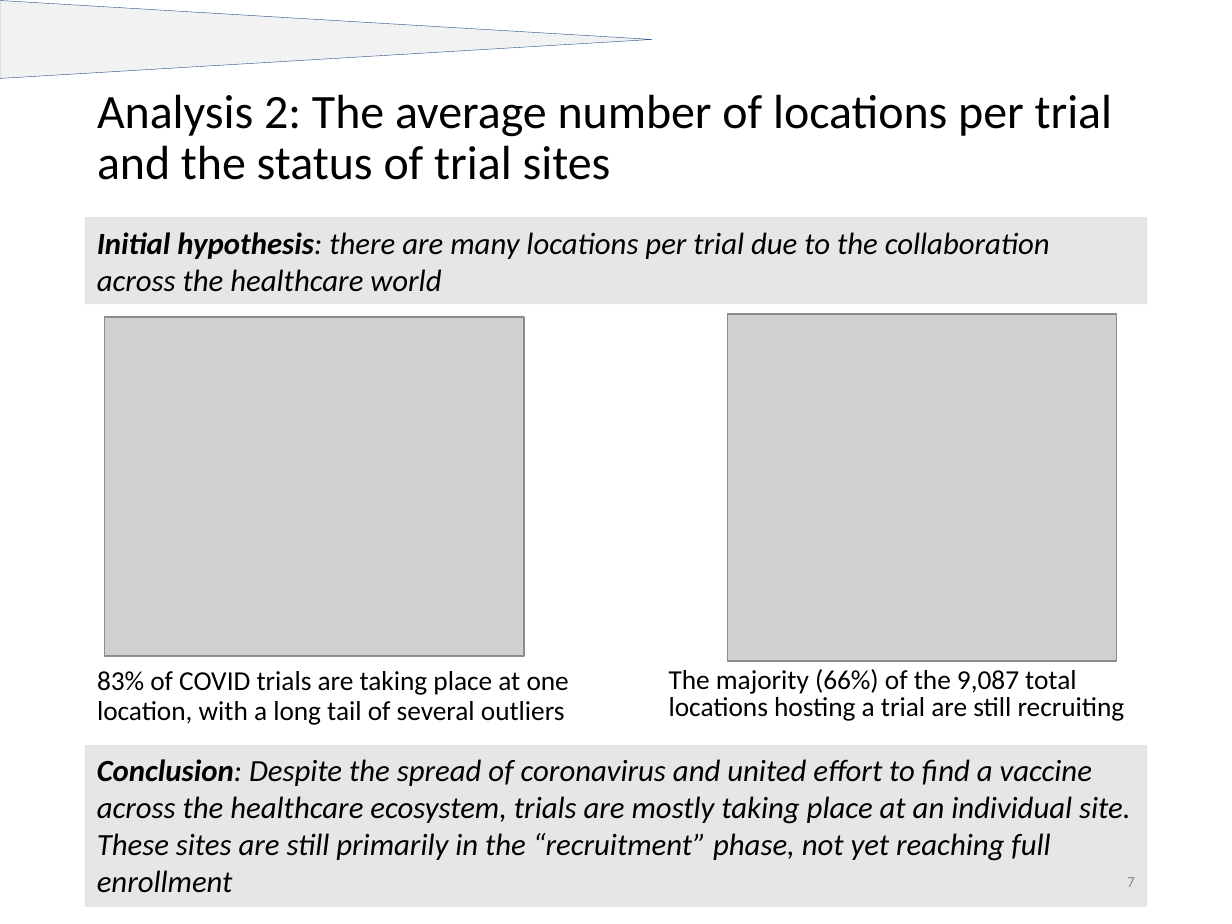
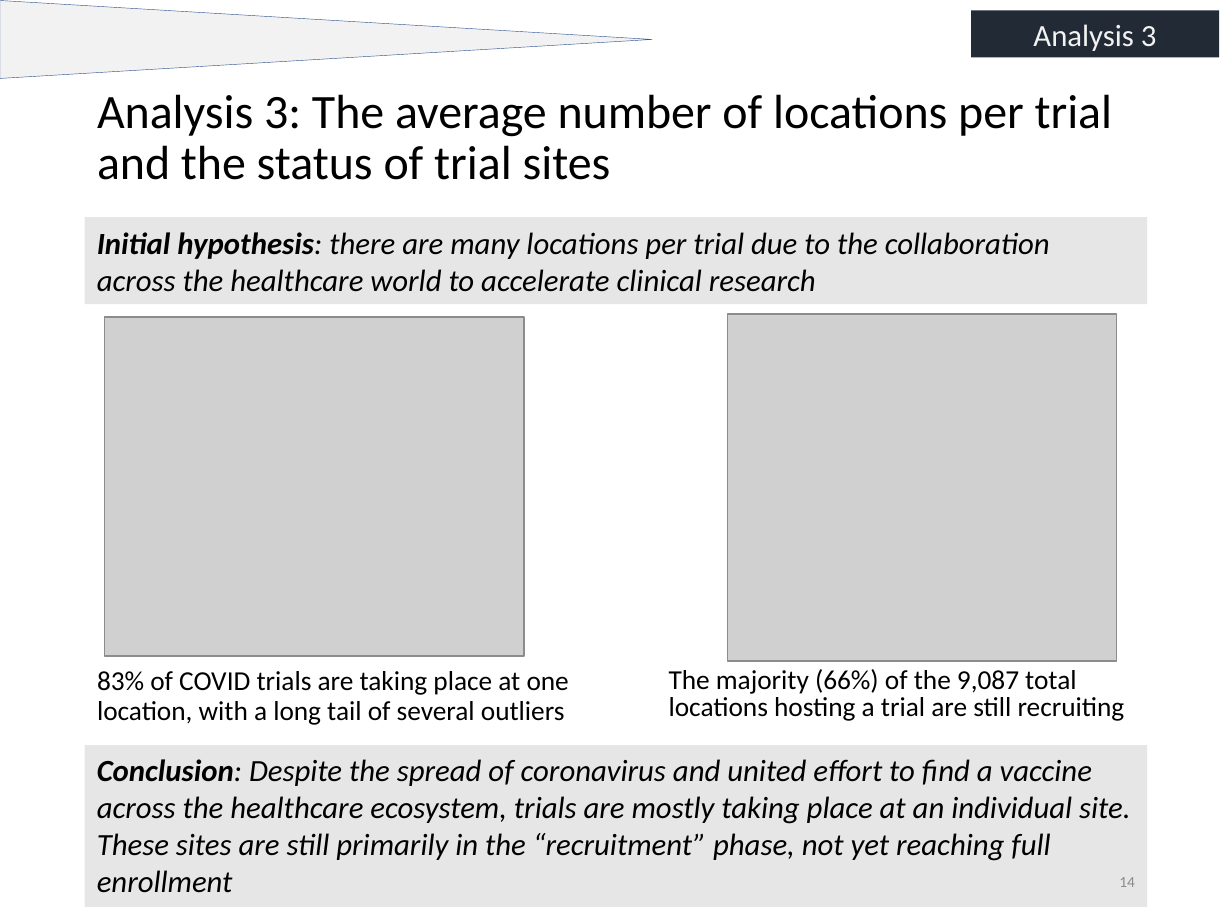
Before and after one commit to nick-nasse/pyd-pyper, a slide deck: slide 14 of 200729 Clinical Trials Analysis_v2.pptx (slide 7 before the commit). Drawn at 1232x924 pixels with LibreOffice and Linux fonts; fonts in the diff are those of the drawing; grey boxes stand for pictures. Boxes give left, top, right and bottom in pixels: in the first picture for what was removed or moved away, otherwise in the second. Text is boxed around its words. In the diff, an @@ line names an element or a change of style, - is before the commit and + after.

```diff
--- a/200729 Clinical Trials Analysis_v2.pptx
+++ b/200729 Clinical Trials Analysis_v2.pptx
@@ rectangle added at (971,10,1218,57), fill #222A35, 18 pt, text #F2F2F2 @@
+Analysis 3
@@ title at (97,94,1113,180): text changed @@
-Analysis 2: The average number of locations per trial and the status of trial sites
+Analysis 3: The average number of locations per trial and the status of trial sites
@@ text in rectangle at (97,232,1050,292): text changed @@
-Initial hypothesis: there are many locations per trial due to the collaboration across the healthcare world
+Initial hypothesis: there are many locations per trial due to the collaboration across the healthcare world to accelerate clinical research
@@ page number at (1119,877,1135,887): text changed @@
-7
+14
```
Also in this commit, not shown: 6 other slides changed, 11 slides added, 1 slide removed.
